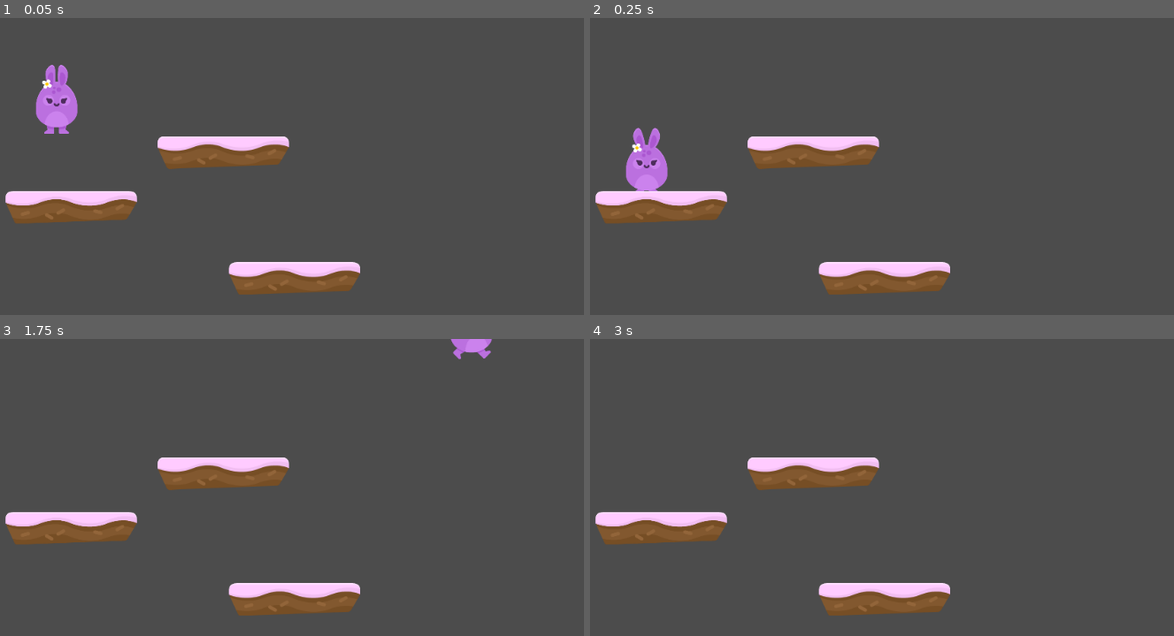
Above: before the commit, frames 1-4 (two rows, left to right).
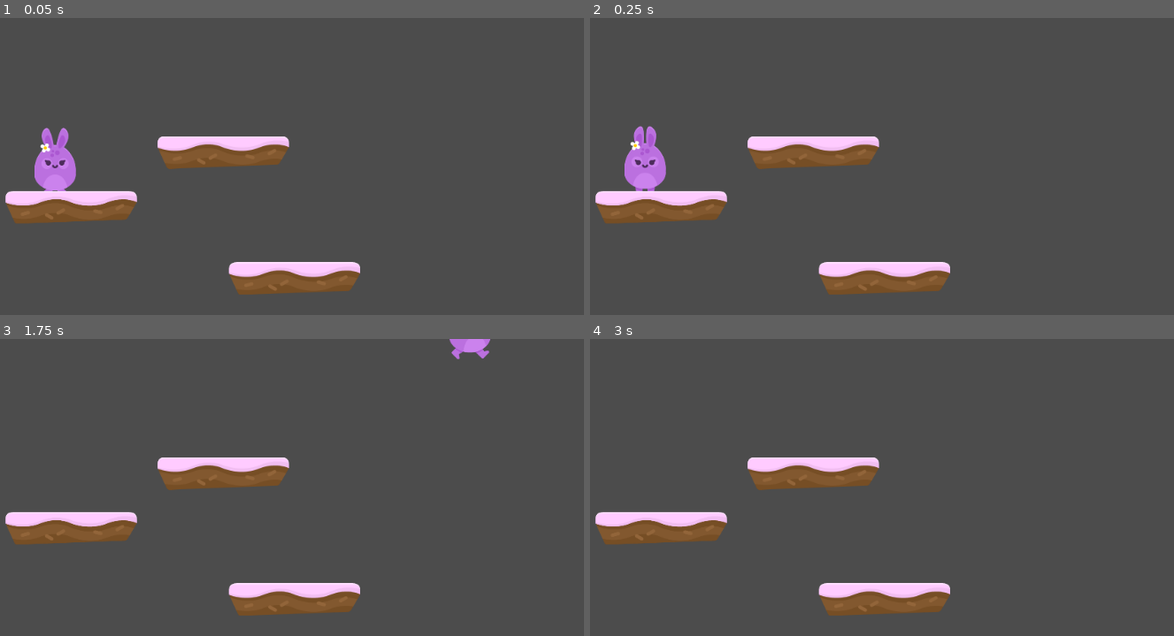
Above: after the commit, the same moments.

Repository: Rahul-K-A/Godot-Platformer-Testing
Game: Godot game, scene res://Scenes/TestingLevel.tscn
The game is run twice, just before and just after one commit, with the same random seed, the same clock (stepped at 60 frames per second) and the same inputs. Before the commit the project starts from res://Level1.tscn.
Inputs:
- Up to frame 1 (0.05 s): no input
- Up to frame 2 (0.25 s): no input
- Up to frame 3 (1.75 s): hold Space (Jump) 0.53-1.28 s; hold Right (MoveRight) from 0.53 s (still down); tap Space (Jump) at 1.35, 1.52 s
- Up to frame 4 (3 s): tap Space (Jump) at 1.82, 2.85 s; release Right (MoveRight) at 2.03 s; hold Left (MoveLeft) 2.03-2.78 s; hold Space (Jump) 2.03-2.78 s; tap Enter at 2.75 s; hold Right (MoveRight) from 2.78 s (still down)

The runs differ from the first frame. In frame 1, 2.2% of the frame differs, in the area x 5-14%, y 15-59%; in frame 2, 0.4%; in frame 3, less than 0.1%; in frame 4, nothing differs.

Commit message:
Refactored code

Diff:
--- a/Player.tscn
+++ /dev/null
@@ -1,50 +0,0 @@
-[gd_scene load_steps=10 format=2]
-
-[ext_resource path="res://Assets /GFX/Players/bunny2_stand.png" type="Texture" id=1]
-[ext_resource path="res://TestingScript.gd" type="Script" id=2]
-[ext_resource path="res://Assets /GFX/Players/bunny2_walk1.png" type="Texture" id=3]
-[ext_resource path="res://Assets /GFX/Players/bunny2_ready.png" type="Texture" id=4]
-[ext_resource path="res://Assets /GFX/Players/bunny2_jump.png" type="Texture" id=5]
-[ext_resource path="res://Assets /GFX/Players/bunny2_hurt.png" type="Texture" id=6]
-[ext_resource path="res://Assets /GFX/Players/bunny2_walk2.png" type="Texture" id=7]
-
-[sub_resource type="SpriteFrames" id=2]
-animations = [ {
-"frames": [ ExtResource( 3 ), ExtResource( 7 ) ],
-"loop": true,
-"name": "Walk",
-"speed": 10.0
-}, {
-"frames": [ ExtResource( 5 ) ],
-"loop": true,
-"name": "Jump",
-"speed": 5.0
-}, {
-"frames": [ ExtResource( 6 ) ],
-"loop": true,
-"name": "Hurt",
-"speed": 5.0
-}, {
-"frames": [ ExtResource( 4 ), ExtResource( 1 ) ],
-"loop": true,
-"name": "Idle",
-"speed": 5.0
-} ]
-
-[sub_resource type="CapsuleShape2D" id=1]
-radius = 61.75
-height = 68.8267
-
-[node name="Bunny" type="KinematicBody2D"]
-position = Vector2( 421.436, 213.546 )
-script = ExtResource( 2 )
-
-[node name="PlayerSprite" type="AnimatedSprite" parent="."]
-frames = SubResource( 2 )
-animation = "Idle"
-frame = 1
-playing = true
-
-[node name="PlayerCollision" type="CollisionShape2D" parent="."]
-position = Vector2( -2.58578, -8.15805 )
-shape = SubResource( 1 )
--- /dev/null
+++ b/Scenes/Player.tscn
@@ -0,0 +1,20 @@
+[gd_scene load_steps=4 format=2]
+
+[ext_resource path="res://Scenes/PlayerAnimation.tscn" type="PackedScene" id=1]
+[ext_resource path="res://Scripts/MainPlayerScript.gd" type="Script" id=2]
+
+[sub_resource type="CapsuleShape2D" id=1]
+radius = 61.75
+height = 68.8267
+
+[node name="Bunny" type="KinematicBody2D"]
+position = Vector2( 421.436, 213.546 )
+script = ExtResource( 2 )
+
+[node name="PlayerAnimation" parent="." instance=ExtResource( 1 )]
+
+[node name="PlayerCollision" type="CollisionShape2D" parent="."]
+position = Vector2( -2.58578, -8.15805 )
+shape = SubResource( 1 )
+
+[connection signal="AnimateSprite" from="." to="PlayerAnimation" method="_on_Bunny_AnimateSprite"]
--- /dev/null
+++ b/Scenes/PlayerAnimation.tscn
@@ -0,0 +1,38 @@
+[gd_scene load_steps=9 format=2]
+
+[ext_resource path="res://Assets /GFX/Players/bunny2_ready.png" type="Texture" id=1]
+[ext_resource path="res://Assets /GFX/Players/bunny2_walk1.png" type="Texture" id=2]
+[ext_resource path="res://Assets /GFX/Players/bunny2_stand.png" type="Texture" id=3]
+[ext_resource path="res://Assets /GFX/Players/bunny2_hurt.png" type="Texture" id=4]
+[ext_resource path="res://Assets /GFX/Players/bunny2_jump.png" type="Texture" id=5]
+[ext_resource path="res://Assets /GFX/Players/bunny2_walk2.png" type="Texture" id=6]
+[ext_resource path="res://Scripts/PlayerAnimationScript.gd" type="Script" id=7]
+
+[sub_resource type="SpriteFrames" id=1]
+animations = [ {
+"frames": [ ExtResource( 5 ) ],
+"loop": true,
+"name": "Jump",
+"speed": 5.0
+}, {
+"frames": [ ExtResource( 4 ) ],
+"loop": true,
+"name": "Hurt",
+"speed": 5.0
+}, {
+"frames": [ ExtResource( 1 ), ExtResource( 3 ) ],
+"loop": true,
+"name": "Idle",
+"speed": 5.0
+}, {
+"frames": [ ExtResource( 2 ), ExtResource( 6 ) ],
+"loop": true,
+"name": "Walk",
+"speed": 10.0
+} ]
+
+[node name="PlayerAnimation" type="AnimatedSprite"]
+frames = SubResource( 1 )
+animation = "Idle"
+playing = true
+script = ExtResource( 7 )
--- a/Level1.tscn
+++ b/Scenes/TestingLevel.tscn
@@ -1,12 +1,12 @@
 [gd_scene load_steps=3 format=2]
 
-[ext_resource path="res://Player.tscn" type="PackedScene" id=1]
-[ext_resource path="res://Assets /GFX/Environment/ground_cake.png" type="Texture" id=2]
+[ext_resource path="res://Assets /GFX/Environment/ground_cake.png" type="Texture" id=1]
+[ext_resource path="res://Scenes/Player.tscn" type="PackedScene" id=2]
 
 [node name="Level1" type="Node2D"]
 
-[node name="Bunny" parent="." instance=ExtResource( 1 )]
-position = Vector2( 433.328, 218.303 )
+[node name="Bunny" parent="." instance=ExtResource( 2 )]
+position = Vector2( 428.838, 397.897 )
 
 [node name="Platform" type="StaticBody2D" parent="."]
 position = Vector2( 216.107, 544.452 )
--- /dev/null
+++ b/Scenes/TileMap.tscn
@@ -0,0 +1,44 @@
+[gd_scene load_steps=9 format=2]
+
+[ext_resource path="res://Assets /GFX/Environment/ground_cake.png" type="Texture" id=1]
+[ext_resource path="res://Assets /GFX/Environment/ground_grass_small.png" type="Texture" id=2]
+[ext_resource path="res://Assets /GFX/Environment/ground_sand.png" type="Texture" id=3]
+[ext_resource path="res://Assets /GFX/Environment/ground_sand_small.png" type="Texture" id=4]
+[ext_resource path="res://Assets /GFX/Environment/ground_cake_small.png" type="Texture" id=5]
+[ext_resource path="res://Assets /GFX/Environment/ground_grass.png" type="Texture" id=6]
+[ext_resource path="res://Assets /GFX/Environment/ground_snow.png" type="Texture" id=7]
+[ext_resource path="res://Assets /GFX/Environment/ground_snow_small.png" type="Texture" id=8]
+
+[node name="TileMap" type="Node2D"]
+
+[node name="ground_cake" type="Sprite" parent="."]
+position = Vector2( 286.403, 499.445 )
+texture = ExtResource( 1 )
+
+[node name="ground_cake_small" type="Sprite" parent="."]
+position = Vector2( 209.989, 336.13 )
+texture = ExtResource( 5 )
+
+[node name="ground_grass" type="Sprite" parent="."]
+position = Vector2( 795.827, 184.801 )
+texture = ExtResource( 6 )
+
+[node name="ground_grass_small" type="Sprite" parent="."]
+position = Vector2( 699.935, 58.9431 )
+texture = ExtResource( 2 )
+
+[node name="ground_sand" type="Sprite" parent="."]
+position = Vector2( 819.8, 491.954 )
+texture = ExtResource( 3 )
+
+[node name="ground_sand_small" type="Sprite" parent="."]
+position = Vector2( 735.895, 345.12 )
+texture = ExtResource( 4 )
+
+[node name="ground_snow" type="Sprite" parent="."]
+position = Vector2( 290.898, 189.296 )
+texture = ExtResource( 7 )
+
+[node name="ground_snow_small" type="Sprite" parent="."]
+position = Vector2( 202.497, 60.4415 )
+texture = ExtResource( 8 )
--- a/TestingScript.gd
+++ b/Scripts/MainPlayerScript.gd
@@ -10,6 +10,8 @@
 const UP=Vector2(0,-1)
 #Self explanatory
 const JUMP_VELOCITY=3000
+
+signal AnimateSprite
 
 func _physics_process(delta):
 	ApplyGravity()
@@ -39,14 +41,4 @@
 
 
 func AnimateSprite():
-	if Motion.y<0:
-		$PlayerSprite.play("Jump")
-		return
-	if Motion.x<0:
-		$PlayerSprite.flip_h=true
-		$PlayerSprite.play("Walk")
-	elif Motion.x>0:
-		$PlayerSprite.flip_h=false
-		$PlayerSprite.play("Walk")
-	else:
-		$PlayerSprite.play("Idle")
+	emit_signal("AnimateSprite",Motion)
--- /dev/null
+++ b/Scripts/PlayerAnimationScript.gd
@@ -0,0 +1,30 @@
+extends AnimatedSprite
+
+
+# Declare member variables here. Examples:
+# var a = 2
+# var b = "text"
+
+
+# Called when the node enters the scene tree for the first time.
+func _ready():
+	pass # Replace with function body.
+
+
+# Called every frame. 'delta' is the elapsed time since the previous frame.
+#func _process(delta):
+#	pass
+
+
+func _on_Bunny_AnimateSprite(Motion):
+	if Motion.y<0:
+		play("Jump")
+		return
+	if Motion.x<0:
+		flip_h=true
+		play("Walk")
+	elif Motion.x>0:
+		flip_h=false
+		play("Walk")
+	else:
+		play("Idle")
--- a/project.godot
+++ b/project.godot
@@ -11,7 +11,7 @@
 [application]
 
 config/name="HopDays"
-run/main_scene="res://Level1.tscn"
+run/main_scene="res://Scenes/TestingLevel.tscn"
 config/icon="res://icon.png"
 
 [global]
Not shown: 3 places in Scenes/TestingLevel.tscn that only renumber resources
